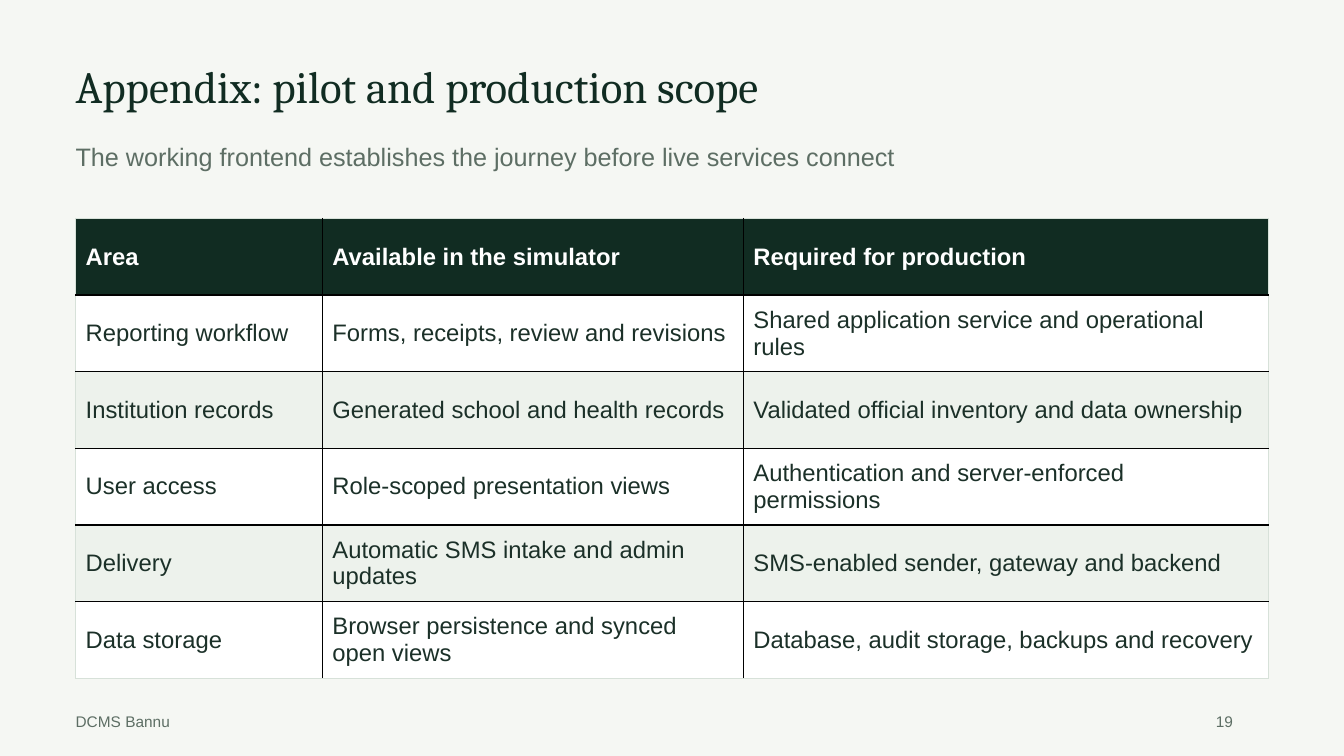
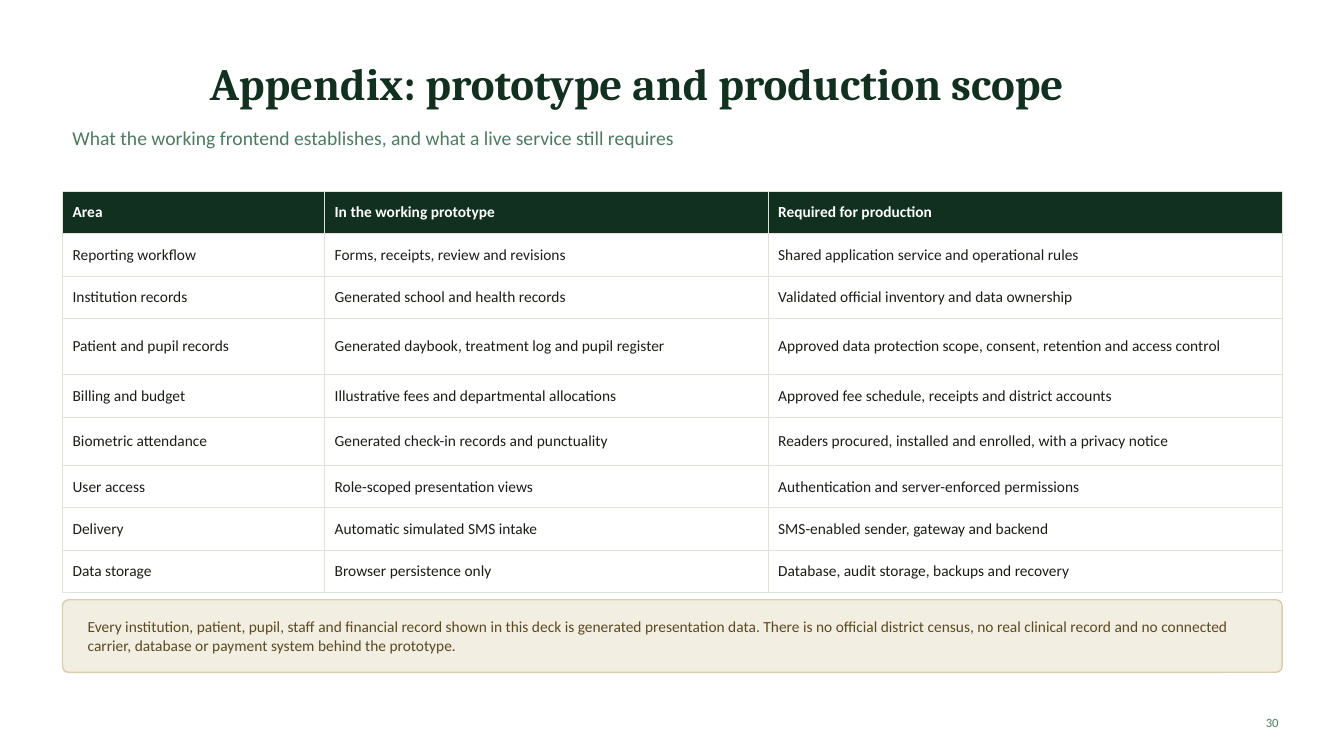
Before and after one commit to rizjaved8949/DC-Bannu-Portal, a slide deck: slide 30 of docs/DCMS_Bannu_Client_Pitch.pptx (slide 19 before the commit). Drawn at 1344x756 pixels with LibreOffice and Linux fonts; fonts in the diff are those of the drawing. Boxes give left, top, right and bottom in pixels: in the first picture for what was removed or moved away, otherwise in the second. Text is boxed around its words. In the diff, an @@ line names an element or a change of style, - is before the commit and + after.

```diff
--- a/docs/DCMS_Bannu_Client_Pitch.pptx
+++ b/docs/DCMS_Bannu_Client_Pitch.pptx
@@ background #F5F7F3 to #FFFFFF @@
@@ title "Appendix: prototype and production scope" at <box>210,69,1063,110</box>: vertical alignment top to middle @@
@@ title at <box>210,69,1063,110</box>: text changed; text colour #112C22 to #12301F; bold on @@
-Appendix: pilot and production scope
+Appendix: prototype and production scope
@@ text added at <box>72,131,673,149</box>, 14 pt, text #4E7A62 @@
+What the working frontend establishes, and what a live service still requires
@@ text removed at <box>76,148,894,171</box> @@
-The working frontend establishes the journey before live services connect
@@ table at <box>63,192,1282,583</box> @@
-row 1, column 2: Available in the simulator
+row 1, column 2: In the working prototype
+row 4: Patient and pupil records | Generated daybook, treatment log and pupil register | Approved data protection scope, consent, retention and access control
+row 5: Billing and budget | Illustrative fees and departmental allocations | Approved fee schedule, receipts and district accounts
+row 6: Biometric attendance | Generated check-in records and punctuality | Readers procured, installed and enrolled, with a privacy notice
-row 8, column 2: Automatic SMS intake and admin updates
+row 8, column 2: Automatic simulated SMS intake
-row 9, column 2: Browser persistence and synced open views
+row 9, column 2: Browser persistence only
@@ table: place and size @@
-table at <box>76,219,1269,679</box>
+table at <box>63,192,1282,583</box>
@@ rounded rectangle added at <box>63,600,1282,673</box>, fill #F3EEE2, outline #D9CDAE 1 pt @@
@@ text added at <box>88,621,1227,654</box>, 11 pt, text #5A4A22 @@
+Every institution, patient, pupil, staff and financial record shown in this deck is generated presentation data. There is no official district census, no real clinical record and no connected carrier, database or payment system behind the prototype.
@@ text removed at <box>76,716,170,727</box> @@
-DCMS Bannu
@@ text removed at <box>1216,716,1233,727</box> @@
-19
@@ page number added at <box>1266,719,1279,727</box>, 9 pt, text #4E7A62 @@
+30
```
Also in this commit, not shown: 11 other slides changed, 19 slides added, 8 slides removed, 25 other files.
